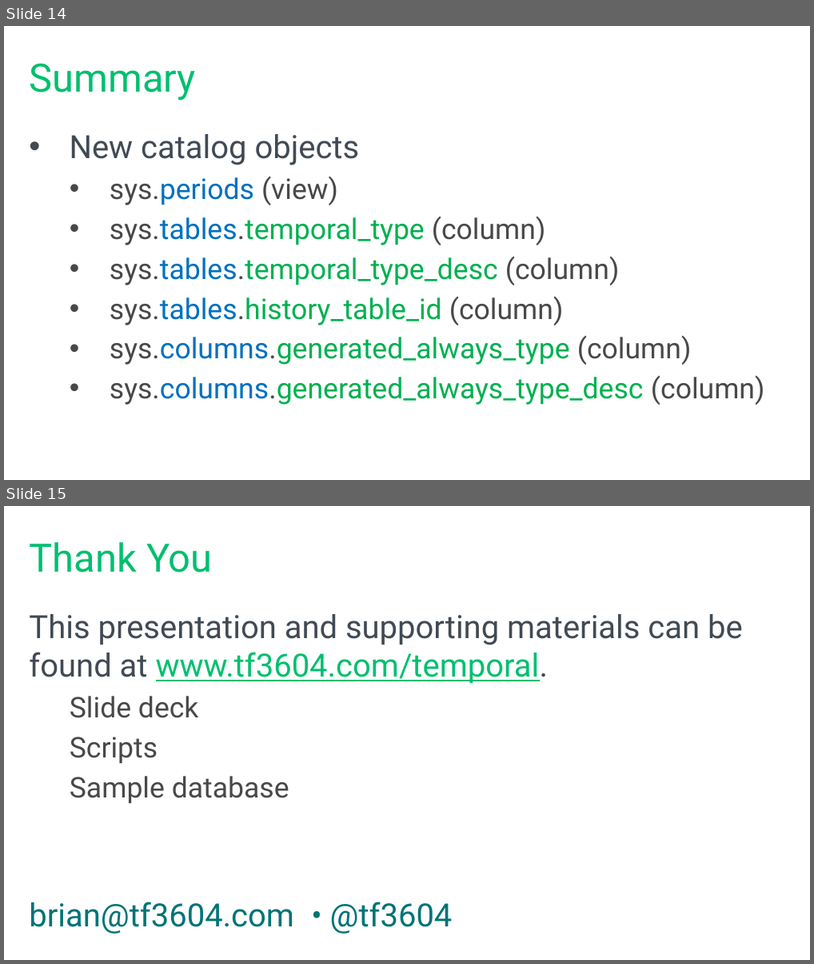
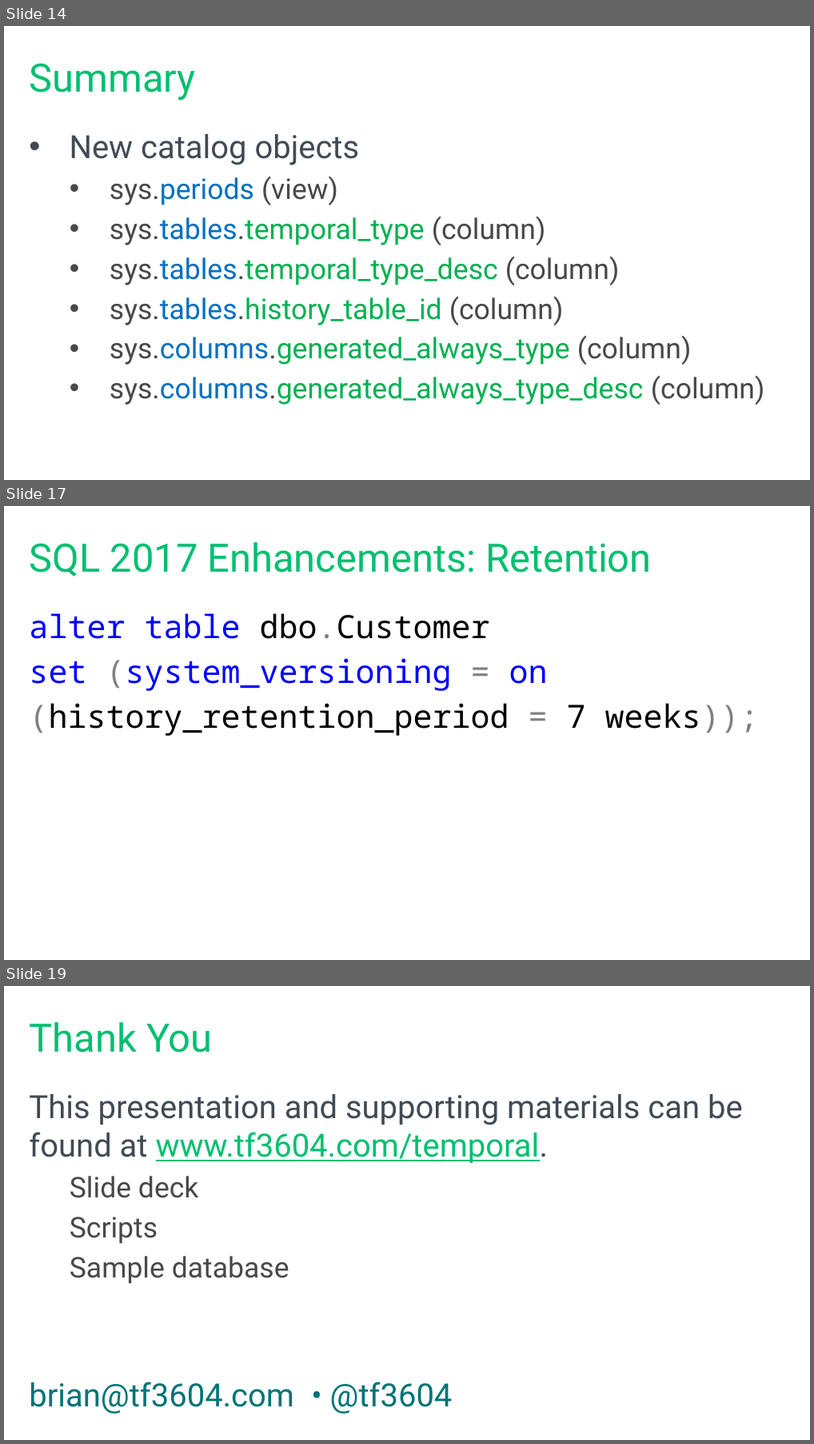
Before and after one commit to tf3604/RememberWhenTemporal, a slide deck: Temporal.pptx. Shown one above the other, each under a label of ours: slides 14 and 15 before the commit, slides 14, 17 and 19 after it; the slides between them are not shown. The pictures are 814x964 and 814x1444 pixels, drawn with LibreOffice and Linux fonts; fonts in the diff are those of the drawing; background and template pictures are left out. Boxes give left, top, right and bottom in pixels: in the first picture for what was removed or moved away, otherwise in the second. Text is boxed around its words. In the diff, an @@ line names an element or a change of style, - is before the commit and + after.

Commit message:
Add info about SQL 2017 temporal enhancements.

```diff
--- a/Temporal.pptx
+++ b/Temporal.pptx
@@ slide 17 added at box(4, 506, 810, 960), background #FFFFFF @@
@@ title added at box(30, 542, 652, 576), 44 pt, text #00BF6F @@
+SQL 2017 Enhancements: Retention
@@ text added at box(29, 613, 759, 736), 36 pt, text #000000 @@
+alter table dbo.Customer
+set (system_versioning = on
+(history_retention_period = 7 weeks));
@@ what was slide 15 is now slide 19 @@
```
Also in this commit, not shown: 1 slide changed, 3 other slides added.
